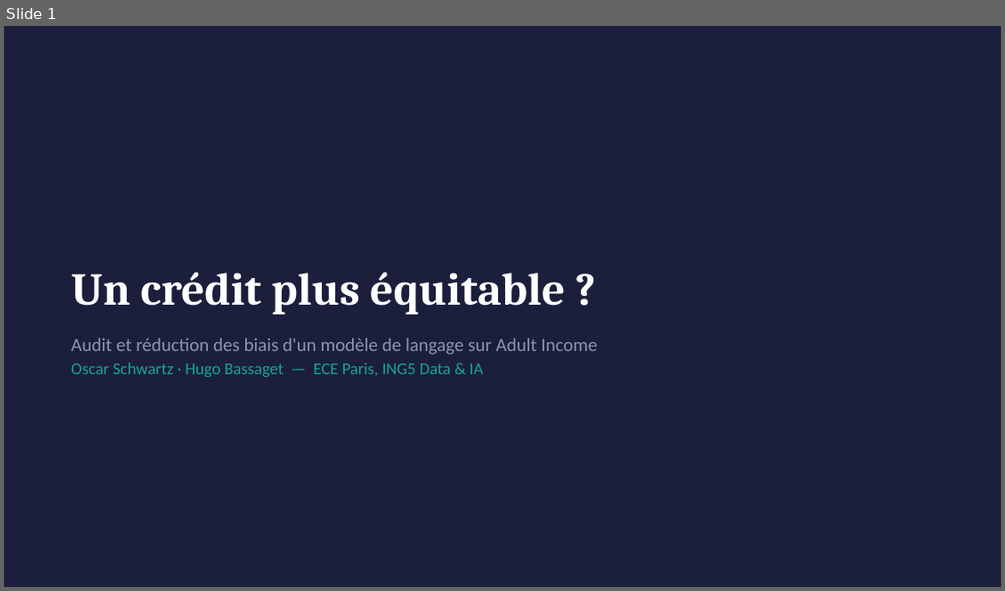
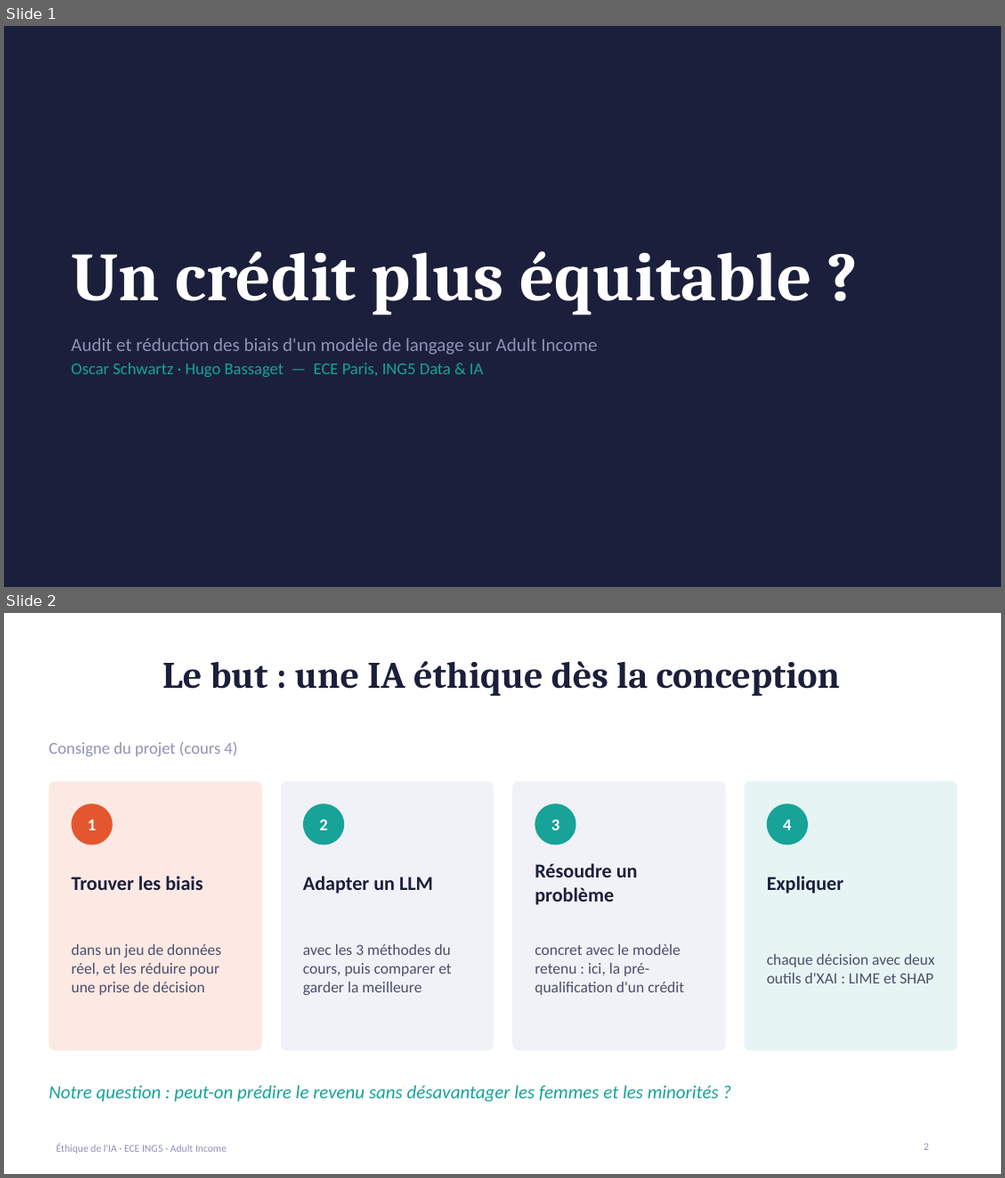
Before and after one commit to oscarico92/ai-ethics-adult-income, a slide deck: Projet_Ethique_IA_Adult_Income.pptx. Shown one above the other, each under a label of ours: slide 1 before the commit, slides 1 and 2 after it. The pictures are 1005x591 and 1005x1178 pixels, drawn with LibreOffice and Linux fonts; fonts in the diff are those of the drawing. Boxes give left, top, right and bottom in pixels: in the first picture for what was removed or moved away, otherwise in the second. Text is boxed around its words. In the diff, an @@ line names an element or a change of style, - is before the commit and + after.

```diff
--- a/Projet_Ethique_IA_Adult_Income.pptx
+++ b/Projet_Ethique_IA_Adult_Income.pptx
@@ slide 2 added at [4, 613, 1001, 1174], background #FFFFFF @@
@@ title added at [162, 661, 840, 696], 36 pt, text #1B1F3B, bold @@
+Le but : une IA éthique dès la conception
@@ text added at [48, 741, 237, 756], 16 pt, text #8E93B5 @@
+Consigne du projet (cours 4)
@@ rounded rectangle added at [48, 781, 262, 1051], fill #FCE9E4 @@
@@ rounded rectangle added at [281, 781, 494, 1051], fill #F1F2F7 @@
@@ rounded rectangle added at [512, 781, 726, 1051], fill #F1F2F7 @@
@@ rounded rectangle added at [744, 781, 957, 1051], fill #E6F5F3 @@
@@ ellipse added at [72, 803, 113, 844], fill #E4572E @@
@@ text added at [88, 819, 96, 830], 16 pt, text #FFFFFF, bold @@
+1
@@ ellipse added at [303, 803, 344, 844], fill #17A398 @@
@@ text added at [319, 819, 327, 830], 16 pt, text #FFFFFF, bold @@
+2
@@ ellipse added at [535, 803, 576, 844], fill #17A398 @@
@@ text added at [551, 819, 559, 830], 16 pt, text #FFFFFF, bold @@
+3
@@ ellipse added at [767, 803, 808, 844], fill #17A398 @@
@@ text added at [783, 819, 791, 830], 16 pt, text #FFFFFF, bold @@
+4
@@ text added at [72, 876, 202, 890], 19 pt, text #1B1F3B, bold @@
+Trouver les biais
@@ text added at [303, 876, 433, 893], 19 pt, text #1B1F3B, bold @@
+Adapter un LLM
@@ text added at [534, 863, 638, 905], 19 pt, text #1B1F3B, bold @@
+Résoudre un problème
@@ text added at [767, 876, 843, 893], 19 pt, text #1B1F3B, bold @@
+Expliquer
@@ text added at [72, 944, 221, 995], 15 pt, text #4A4F6A @@
+dans un jeu de données réel, et les réduire pour une prise de décision
@@ text added at [303, 944, 451, 995], 15 pt, text #4A4F6A @@
+avec les 3 méthodes du cours, puis comparer et garder la meilleure
@@ text added at [534, 944, 684, 995], 15 pt, text #4A4F6A @@
+concret avec le modèle retenu : ici, la pré-qualification d'un crédit
@@ text added at [767, 954, 935, 983], 15 pt, text #4A4F6A @@
+chaque décision avec deux outils d'XAI : LIME et SHAP
@@ text added at [48, 1085, 719, 1102], 18 pt, text #17A398, italic @@
+Notre question : peut-on prédire le revenu sans désavantager les femmes et les minorités ?
@@ text added at [57, 1143, 226, 1153], 10 pt, text #8E93B5 @@
+Éthique de l'IA · ECE ING5 · Adult Income
@@ page number added at [923, 1143, 929, 1150], 10 pt, text #8E93B5 @@
+2
@@ slide 1 changed as well @@
@@ title "Un crédit plus équitable ?": place and size @@
-title "Un crédit plus équitable ?" at [71, 272, 565, 314]
+title "Un crédit plus équitable ?" at [71, 251, 812, 314]
@@ title "Un crédit plus équitable ?" at [71, 251, 812, 314]: size 44 to 66 pt @@
```
Also in this commit, not shown: 13 other slides changed.
